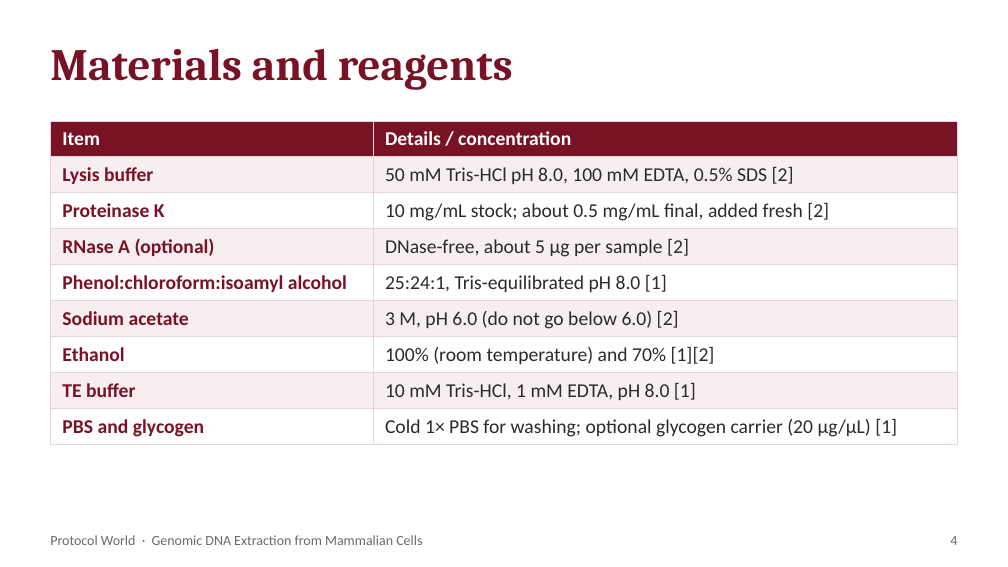
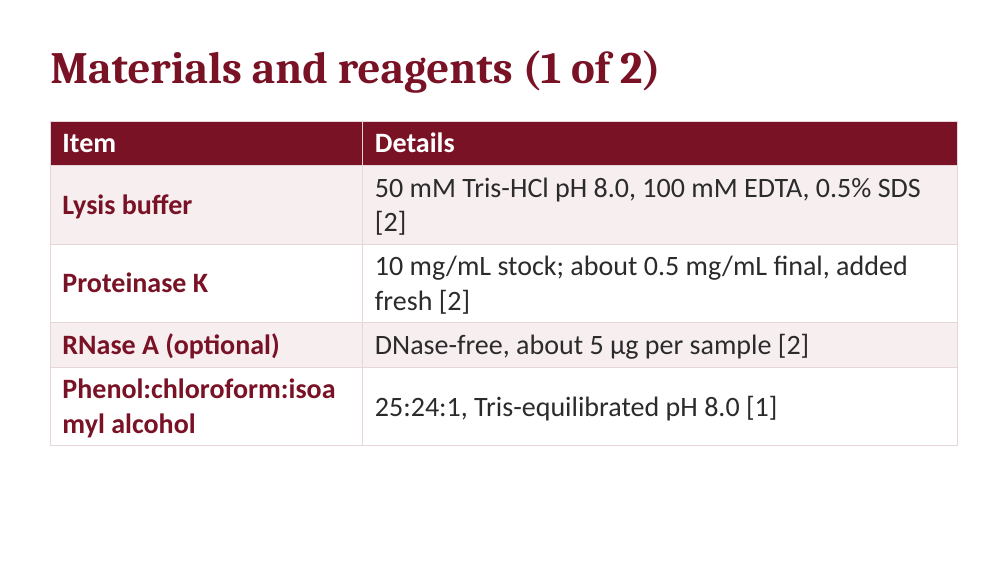
Before and after one commit to ProtocolWorld/ProtocolWorld, a slide deck: slide 5 of uploads/genomic-dna-extraction-from-mammalian-cells.pptx (slide 4 before the commit). Drawn at 1008x567 pixels with LibreOffice and Linux fonts; fonts in the diff are those of the drawing. Boxes give left, top, right and bottom in pixels: in the first picture for what was removed or moved away, otherwise in the second. Text is boxed around its words. In the diff, an @@ line names an element or a change of style, - is before the commit and + after.

```diff
--- a/uploads/genomic-dna-extraction-from-mammalian-cells.pptx
+++ b/uploads/genomic-dna-extraction-from-mammalian-cells.pptx
@@ text at (x1=50, y1=50, x2=661, y2=93): text changed @@
-Materials and reagents
+Materials and reagents (1 of 2)
@@ table at (x1=50, y1=121, x2=958, y2=438) @@
-row 1, column 2: Details / concentration
+row 1, column 2: Details
-row 6: Sodium acetate | 3 M, pH 6.0 (do not go below 6.0) [2]
-row 7: Ethanol | 100% (room temperature) and 70% [1][2]
-row 8: TE buffer | 10 mM Tris-HCl, 1 mM EDTA, pH 8.0 [1]
-row 9: PBS and glycogen | Cold 1× PBS for washing; optional glycogen carrier (20 µg/µL) [1]
@@ text removed at (x1=50, y1=535, x2=422, y2=545) @@
-Protocol World · Genomic DNA Extraction from Mammalian Cells
@@ text removed at (x1=950, y1=536, x2=957, y2=545) @@
-4
```
Also in this commit, not shown: 11 other slides changed, 6 slides added, 5 other files.
